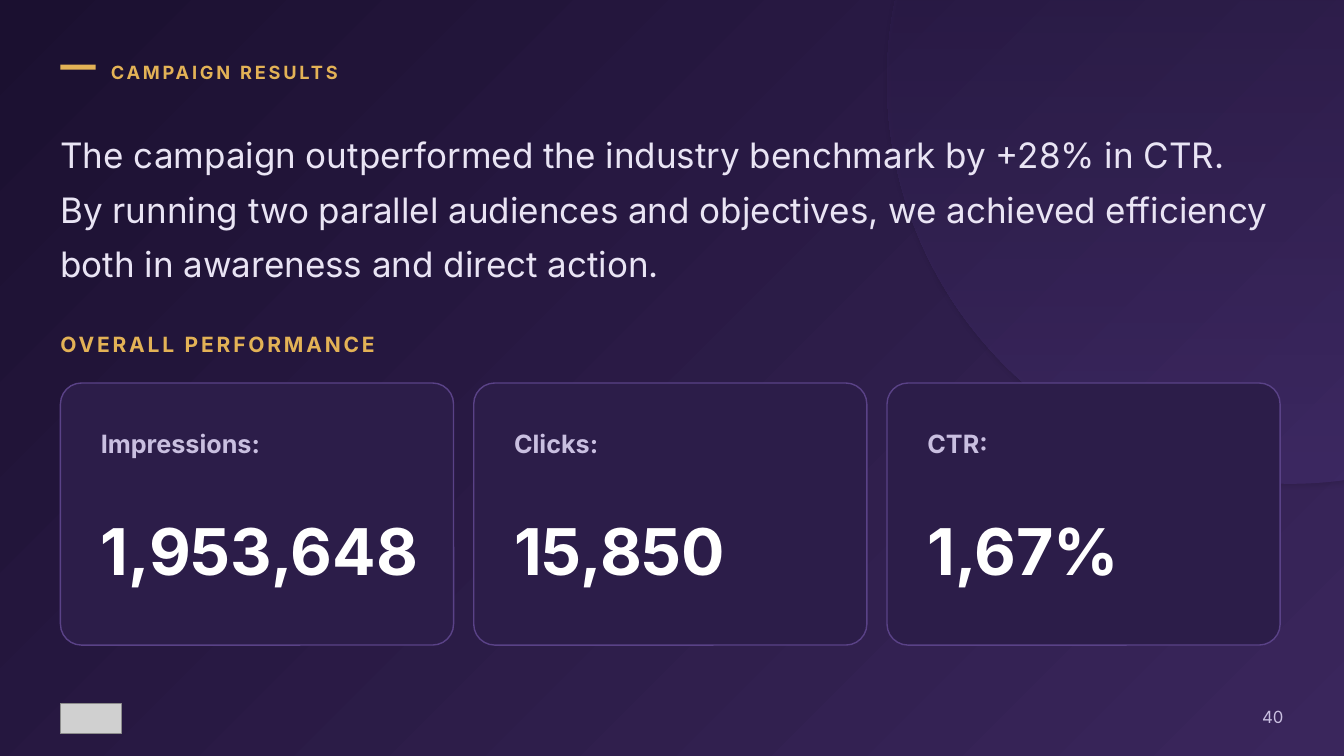
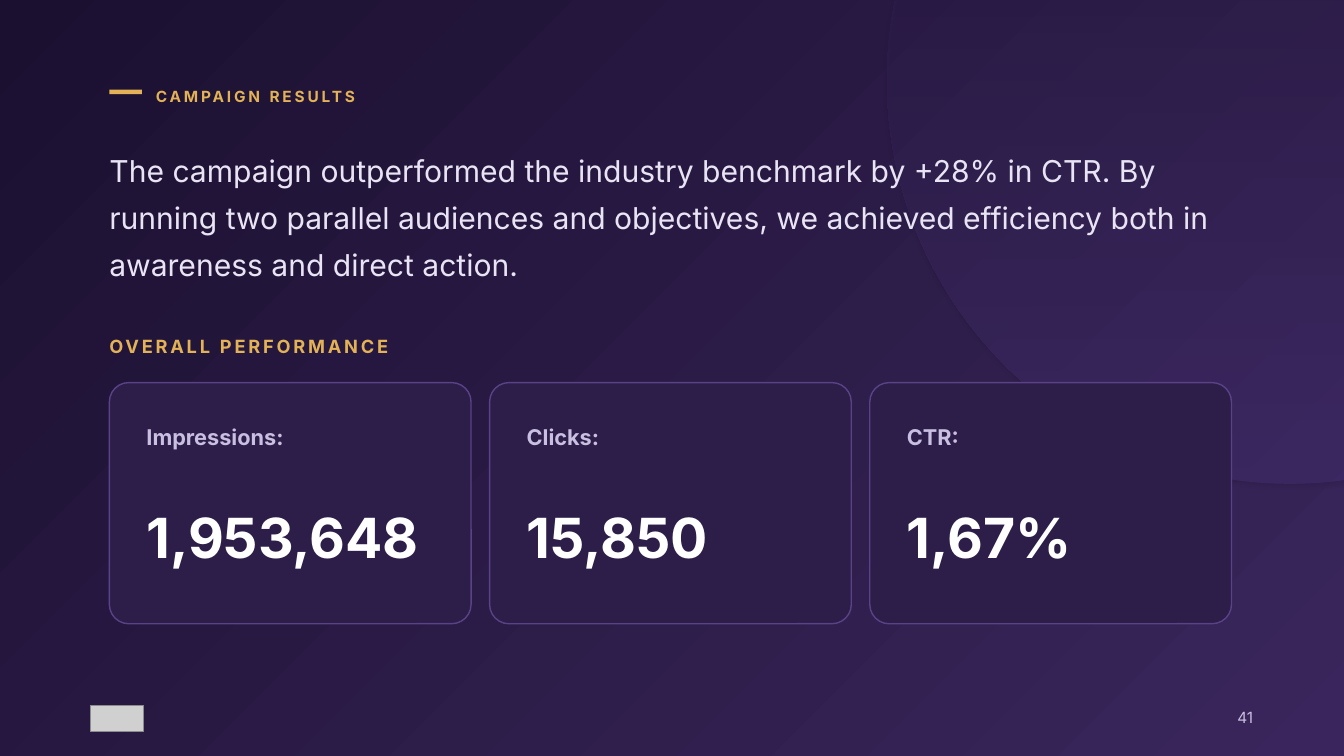
Before and after one commit to patriciobrunoar/alkimia, a slide deck: slide 41 of decks/jcs-miami-dade/JCS-Case-Miami-Dade-Alkimia.pptx (slide 40 before the commit). Drawn at 1344x756 pixels with LibreOffice and Linux fonts; fonts in the diff are those of the drawing; grey boxes stand for pictures. Boxes give left, top, right and bottom in pixels: in the first picture for what was removed or moved away, otherwise in the second. Text is boxed around its words. In the diff, an @@ line names an element or a change of style, - is before the commit and + after.

```diff
--- a/decks/jcs-miami-dade/JCS-Case-Miami-Dade-Alkimia.pptx
+++ b/decks/jcs-miami-dade/JCS-Case-Miami-Dade-Alkimia.pptx
@@ text "CAMPAIGN RESULTS": place and size @@
-text "CAMPAIGN RESULTS" at (111, 58, 1220, 89)
+text "CAMPAIGN RESULTS" at (156, 84, 1177, 112)
@@ text "CAMPAIGN RESULTS" at (156, 84, 1177, 112): size 13 to 11 pt @@
@@ rectangle: place and size @@
-rectangle at (60, 65, 96, 70)
+rectangle at (110, 90, 142, 95)
@@ text "The campaign outperformed the industry ...": place and size @@
-text "The campaign outperformed the industry ..." at (60, 141, 1268, 278)
+text "The campaign outperformed the industry ..." at (109, 159, 1208, 277)
@@ text "The campaign outperformed the industry ..." at (109, 159, 1208, 277): size 25 to 21.5 pt @@
@@ text "OVERALL PERFORMANCE": place and size @@
-text "OVERALL PERFORMANCE" at (60, 328, 665, 368)
+text "OVERALL PERFORMANCE" at (110, 332, 666, 369)
@@ text "OVERALL PERFORMANCE" at (110, 332, 666, 369): size 15 to 13 pt @@
@@ rounded rectangle: place and size @@
-rounded rectangle at (60, 383, 454, 645)
+rounded rectangle at (110, 383, 472, 624)
@@ rounded rectangle: place and size @@
-rounded rectangle at (474, 383, 867, 645)
+rounded rectangle at (490, 383, 852, 624)
@@ rounded rectangle: place and size @@
-rounded rectangle at (887, 383, 1280, 645)
+rounded rectangle at (870, 383, 1232, 624)
@@ text "Impressions:": place and size @@
-text "Impressions:" at (101, 433, 260, 458)
+text "Impressions:" at (146, 428, 283, 450)
@@ text "Clicks:": place and size @@
-text "Clicks:" at (514, 433, 598, 453)
+text "Clicks:" at (527, 428, 599, 445)
@@ size 18 to 15.5 pt in 3 elements at (527, 428, 599, 445), (146, 428, 283, 450), (907, 429, 959, 445) @@
@@ text "CTR:": place and size @@
-text "CTR:" at (927, 434, 987, 453)
+text "CTR:" at (907, 429, 959, 445)
@@ text "1,953,648": place and size @@
-text "1,953,648" at (101, 527, 418, 588)
+text "1,953,648" at (146, 517, 418, 569)
@@ text "15,850": place and size @@
-text "15,850" at (514, 527, 725, 588)
+text "15,850" at (527, 517, 708, 569)
@@ size 46 to 39.5 pt in 3 elements at (527, 517, 708, 569), (146, 517, 418, 569), (907, 517, 1072, 569) @@
@@ text "1,67%": place and size @@
-text "1,67%" at (927, 527, 1119, 588)
+text "1,67%" at (907, 517, 1072, 569)
@@ picture: place and size @@
-picture at (60, 704, 121, 734)
+picture at (91, 706, 143, 732)
@@ text at (1237, 712, 1253, 723): text changed; size 12 to 11 pt @@
-40
+41
```
Also in this commit, not shown: 37 other slides changed, 9 slides added, 8 slides removed, 36 other files.
